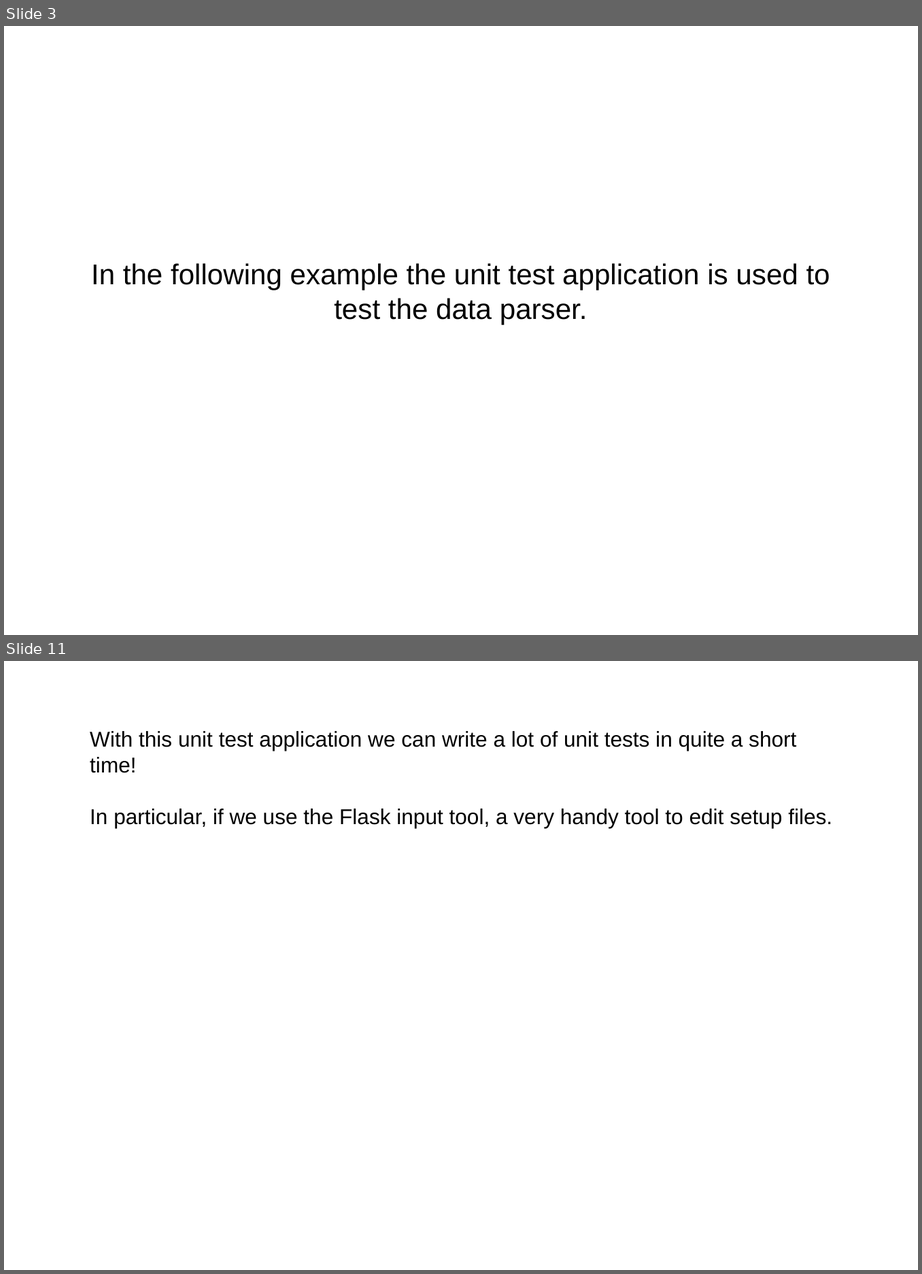
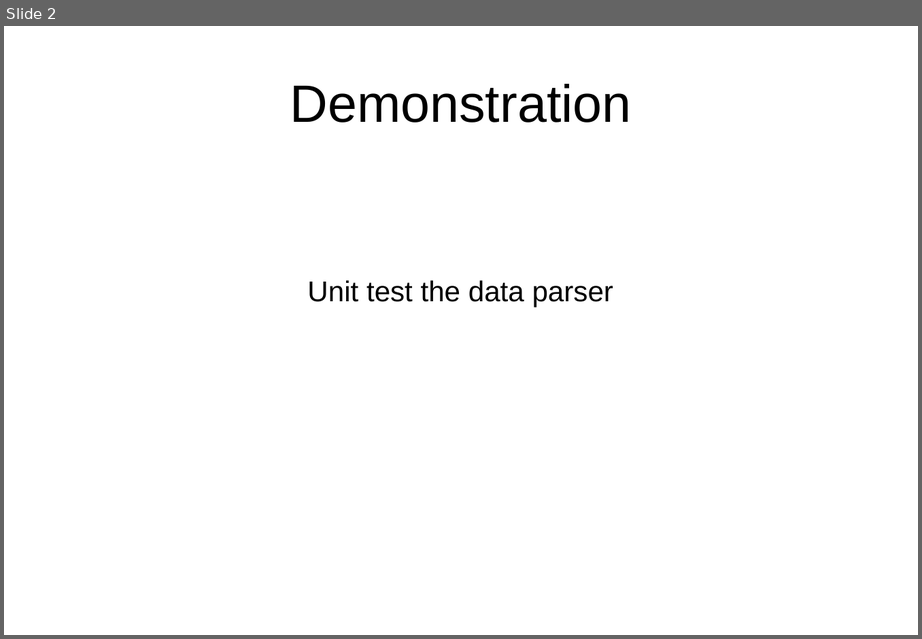
Before and after one commit to jn100py/portfolio, a slide deck: test_applications/presentation_testapplications.pptx. Shown one above the other, each under a label of ours: slides 3 and 11 before the commit, slide 2 after it; the slides between them are not shown. The pictures are 922x1274 and 922x639 pixels, drawn with LibreOffice and Linux fonts; fonts in the diff are those of the drawing. Boxes give left, top, right and bottom in pixels: in the first picture for what was removed or moved away, otherwise in the second. Text is boxed around its words. In the diff, an @@ line names an element or a change of style, - is before the commit and + after.

```diff
--- a/test_applications/presentation_testapplications.pptx
+++ b/test_applications/presentation_testapplications.pptx
@@ slide 11 removed at bbox=[4, 661, 918, 1270], background #FFFFFF @@
@@ text removed at bbox=[90, 731, 832, 828] @@
-With this unit test application we can write a lot of unit tests in quite a short time!
-In particular, if we use the Flask input tool, a very handy tool to edit setup files.
@@ what was slide 3 is now slide 2 @@
@@ slide 2 changed as well @@
@@ text added at bbox=[290, 84, 631, 123], 44 pt, text #000000 @@
+Demonstration
@@ text at bbox=[307, 280, 613, 308]: text changed @@
-In the following example the unit test application is used to test the data parser.
+Unit test the data parser
```
Also in this commit, not shown: 1 other slide changed, 9 slides added, 9 other slides removed, 2 other files.
